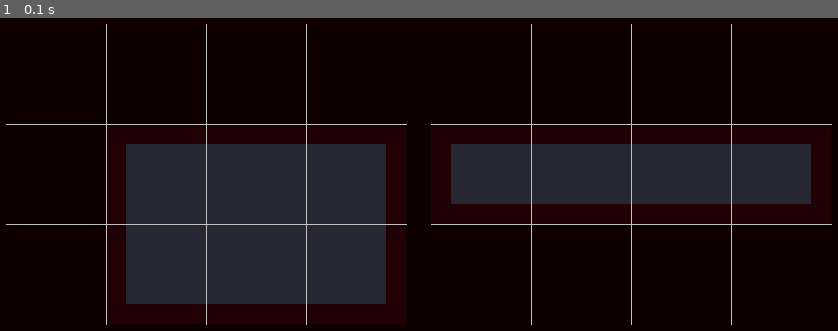
Above: before the commit, frame 1.
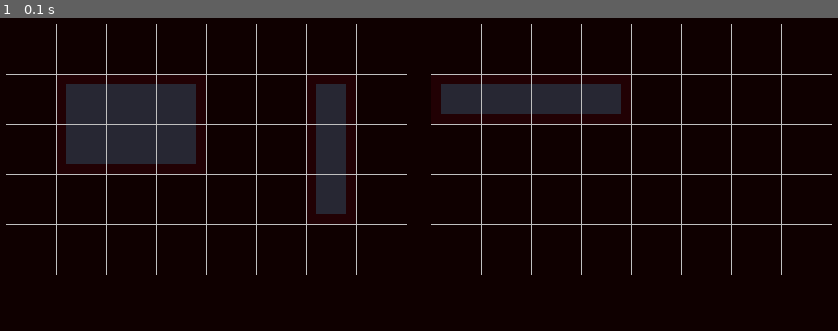
Above: after the commit, the same moment.

Repository: MU-Enigma/BattleShip-BattleGround
Game: pygame game, started from Battleship/BattleGround/main.py
Two runs of this game, one before a commit and one after it. Both use one fixed random seed, a clock stepped at 60 frames per second and the inputs below.
Inputs:
- Up to frame 1 (0.1 s): no input

The runs differ from the first frame. In frame 1, 30% of the frame differs, in the area x 0-100%, y 1-99%.

Commit message:
Added GunTurrents

Diff:
--- a/Battleship/utils/PygameRenderer.py
+++ b/Battleship/utils/PygameRenderer.py
@@ -8,6 +8,7 @@
 
 tilepath1 = "../Assets/1/"
 tilepath2 = "../Assets/2/"
+OnBoardPath = "../Assets/OnBoard/"
 
 tiles = {}
 
@@ -15,7 +16,7 @@
 window_size = [800, 600]
 window_caption = "Battleship-BattleGround"
 FPS=75
-BackgroundColorRGB = [15, 0, 0]
+BackgroundColorRGB = [15, 0, 0]  # [15, 250, 190]
 
 # Runtime Variables
 running = True
@@ -31,13 +32,18 @@
 team1_info = None
 team2_info = None
 leaderboard_info = None
-
-board1 = [[0, 0, 0, 0],
-          [0, 1, 1, 1],
-          [0, 1, 1, 1]]
-board2 = [[0, 0, 0, 0],
-          [1, 1, 1, 1],
-          [0, 0, 0, 0]]
+drawgrid = True
+
+board1 = [[0, 0, 0, 0, 0, 0, 0, 0],
+          [0, 1, 1, 1, 0, 0, 1, 0],
+          [0, 1, 1, 1, 0, 0, 1, 0],
+          [0, 0, 0, 0, 0, 0, 1, 0],
+          [0, 0, 0, 0, 0, 0, 0, 0]]
+board2 = [[0, 0, 0, 0, 0, 0, 0, 0],
+          [1, 1, 1, 1, 0, 0, 0, 0],
+          [0, 0, 0, 0, 0, 0, 0, 0],
+          [0, 0, 0, 0, 0, 0, 0, 0],
+          [0, 0, 0, 0, 0, 0, 0, 0]]
 
 """
 board nums:
@@ -124,26 +130,31 @@
                                                                            pos[1]+(y * cell_size[index]),
                                                                            cell_size[index],
                                                                            cell_size[index]))"""
+
+            cell_pos = [pos[0]+(x * cell_size[index]), pos[1]+(y * cell_size[index])]
             if x != board_elem_dim[0] and y != board_elem_dim[1]:
                 if board[y][x] == 1:
-                    screen.blit(tiles[nomenclature(board, (x, y))], [pos[0]+(x * cell_size[index]), pos[1]+(y * cell_size[index])])
-
+                    screen.blit(tiles[nomenclature(board, (x, y))], cell_pos)
+
+            #TODO: draw turrents here.
 
     # Must shift pos-y, pos-x depending on lesser size.
     # Drawing Grid Lines, can compute and store intersection map for speed gains here.
-    for x in range(board_elem_dim[0]):
-        if x != 0:
-            pygame.draw.line(screen,
-                             grid_line_color,
-                             (pos[0]+(x*cell_size[index]), pos[1]),
-                             (pos[0]+(x*cell_size[index]), pos[1]+(board_elem_dim[1]*cell_size[index])))
-
-    for y in range(board_elem_dim[1]):
-        if y != 0:
-            pygame.draw.line(screen,
-                             grid_line_color,
-                             (pos[0], pos[1]+(y*cell_size[index])),
-                             (pos[0]+(board_elem_dim[0]*cell_size[index]), pos[1]+(y*cell_size[index])))
+
+    if drawgrid:
+        for x in range(board_elem_dim[0]):
+            if x != 0:
+                pygame.draw.line(screen,
+                                 grid_line_color,
+                                 (pos[0]+(x*cell_size[index]), pos[1]),
+                                 (pos[0]+(x*cell_size[index]), pos[1]+(board_elem_dim[1]*cell_size[index])))
+
+        for y in range(board_elem_dim[1]):
+            if y != 0:
+                pygame.draw.line(screen,
+                                 grid_line_color,
+                                 (pos[0], pos[1]+(y*cell_size[index])),
+                                 (pos[0]+(board_elem_dim[0]*cell_size[index]), pos[1]+(y*cell_size[index])))
 
 
 def render():
Binary file changed: Battleship/Assets/1/1001.png
Binary file added: Battleship/Assets/OnBoard/GunTurrent1.png
Binary file added: Battleship/Assets/OnBoard/GunTurrent2.png
